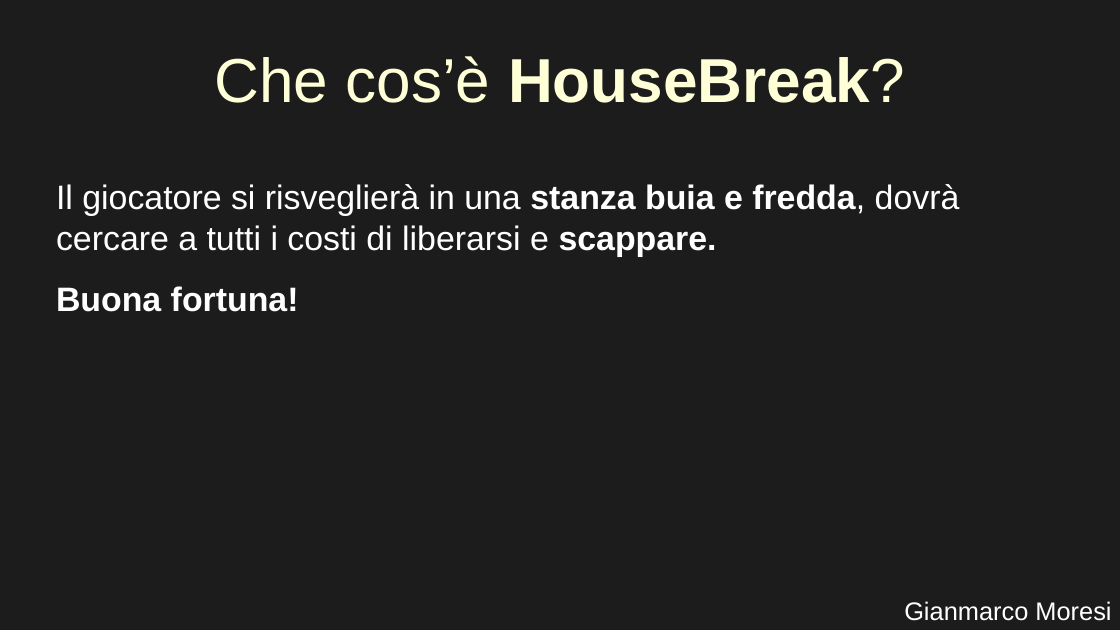
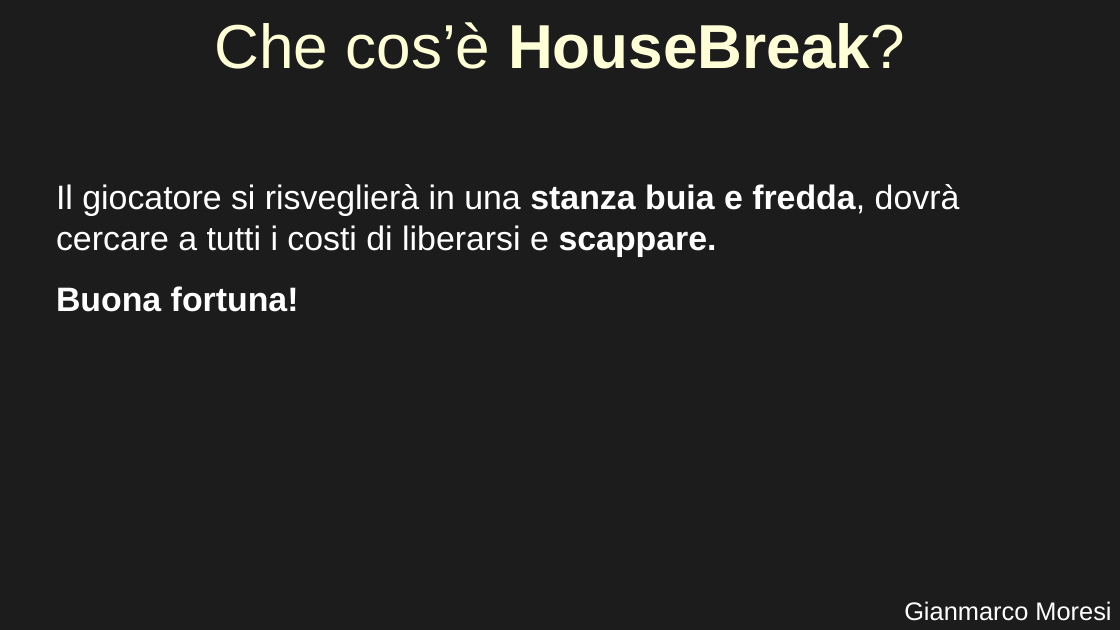
Before and after one commit to GianmarcoMo/HouseBreak, a slide deck: slide 3 of docs/PresentazioneProggetto.odp. Drawn at 1120x630 pixels with LibreOffice and Linux fonts; fonts in the diff are those of the drawing. Boxes give left, top, right and bottom in pixels: in the first picture for what was removed or moved away, otherwise in the second. Text is boxed around its words. In the diff, an @@ line names an element or a change of style, - is before the commit and + after.

```diff
--- a/docs/PresentazioneProggetto.odp
+++ b/docs/PresentazioneProggetto.odp
@@ title "Che cos’è HouseBreak?" moved from (x1=215, y1=56, x2=905, y2=103) to (x1=215, y1=22, x2=905, y2=69) @@
```
Also in this commit, not shown: 5 other slides changed, 6 slides added, 57 other files.
